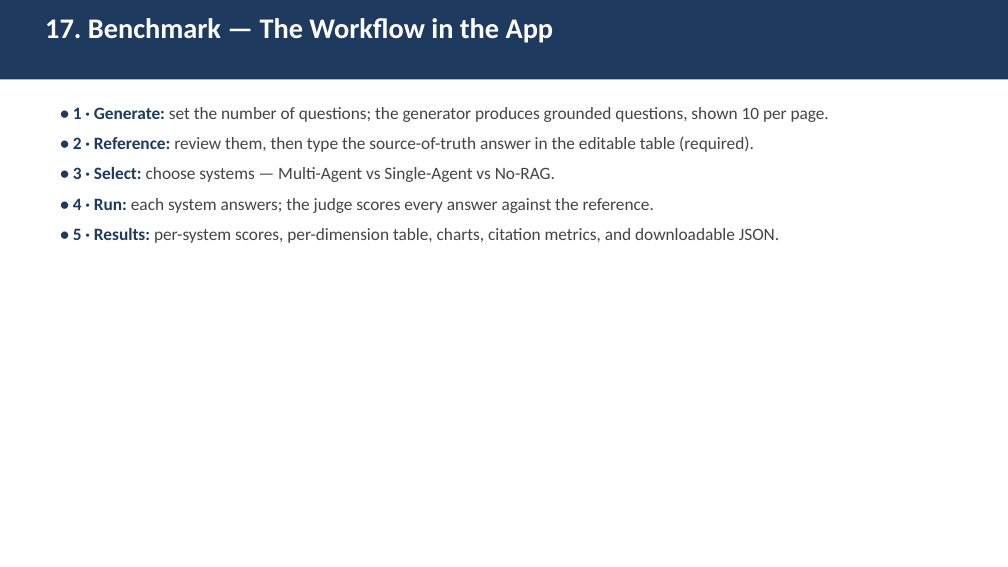
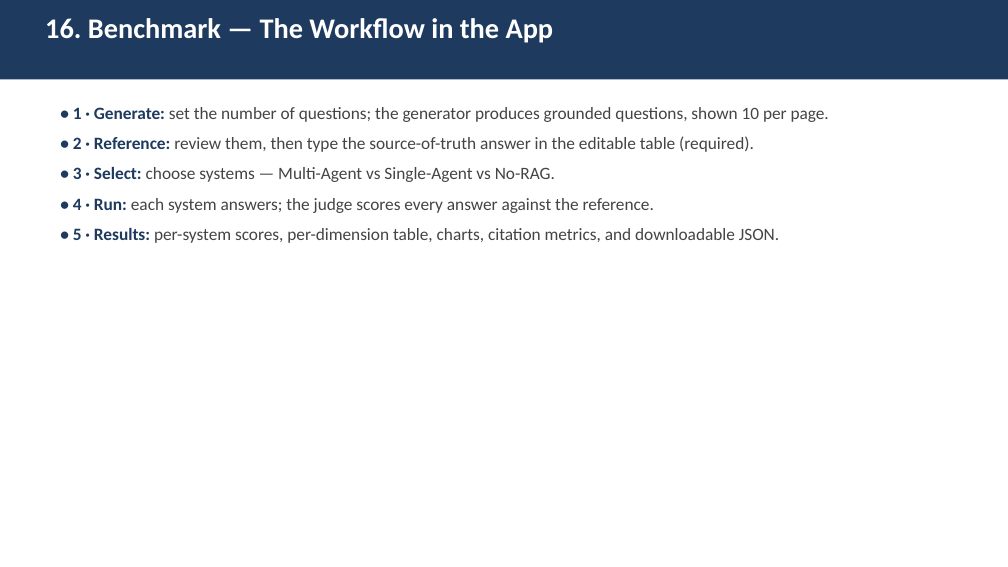
Before and after one commit to MohamadELOssman/legal_ai_agent, a slide deck: slide 19 of Legal_AI_Academic_Presentation.pptx (slide 20 before the commit). Drawn at 1008x567 pixels with LibreOffice and Linux fonts; fonts in the diff are those of the drawing. Boxes give left, top, right and bottom in pixels: in the first picture for what was removed or moved away, otherwise in the second. Text is boxed around its words. In the diff, an @@ line names an element or a change of style, - is before the commit and + after.

```diff
--- a/Legal_AI_Academic_Presentation.pptx
+++ b/Legal_AI_Academic_Presentation.pptx
@@ text at (x1=45, y1=18, x2=554, y2=43): text changed @@
-17. Benchmark — The Workflow in the App
+16. Benchmark — The Workflow in the App
```
Also in this commit, not shown: 7 other slides changed, 1 slide removed, 1 other file.
